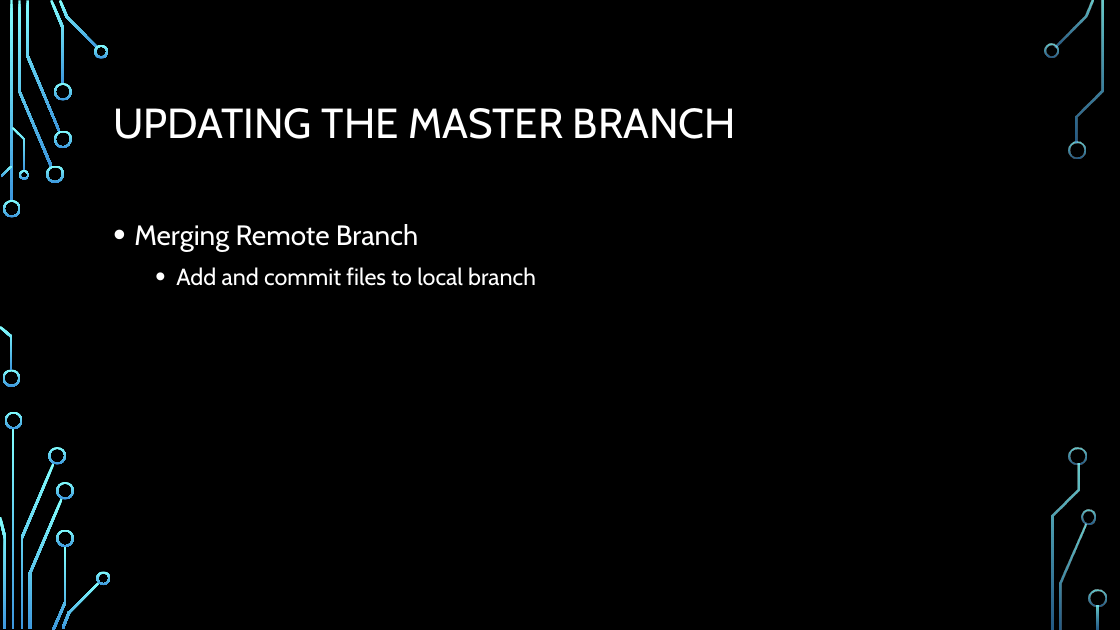
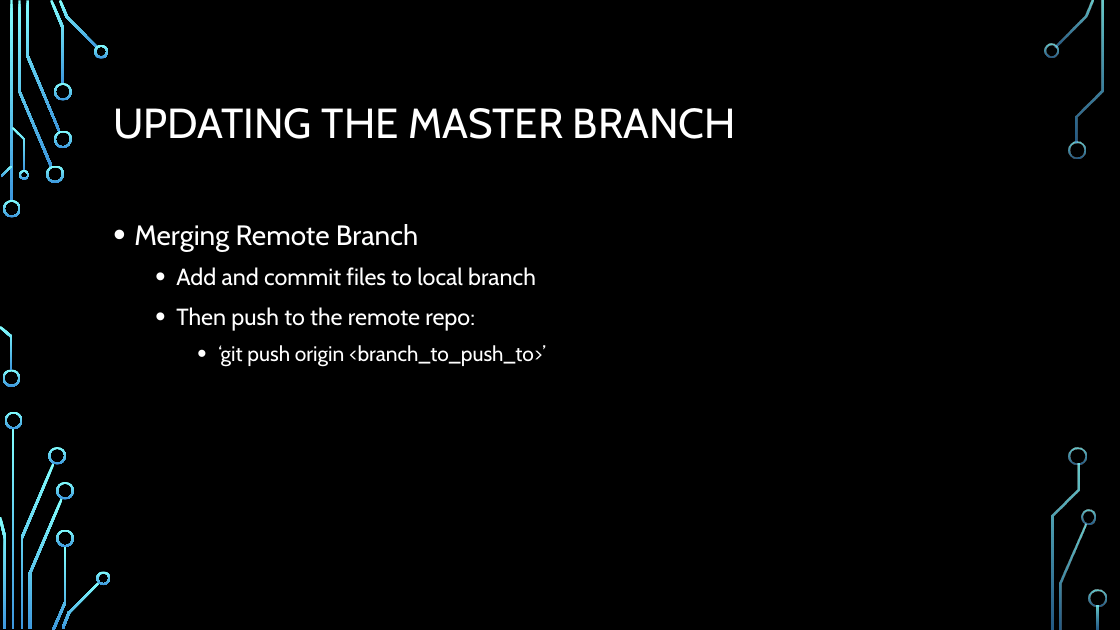
Before and after one commit to dbowmans46/PracticalProgramming, a slide deck: slide 29 of Git Tutorial/Git Tutorial.pptx. Drawn at 1120x630 pixels with LibreOffice and Linux fonts; fonts in the diff are those of the drawing; background and template pictures are left out. Boxes give left, top, right and bottom in pixels: in the first picture for what was removed or moved away, otherwise in the second. Text is boxed around its words. In the diff, an @@ line names an element or a change of style, - is before the commit and + after.

```diff
--- a/Git Tutorial/Git Tutorial.pptx
+++ b/Git Tutorial/Git Tutorial.pptx
@@ text at (x1=176, y1=307, x2=546, y2=367): paragraphs added @@
+  • Then push to the remote repo:
+    • ‘git push origin <branch_to_push_to>’
```
Also in this commit, not shown: 1 slide added.
